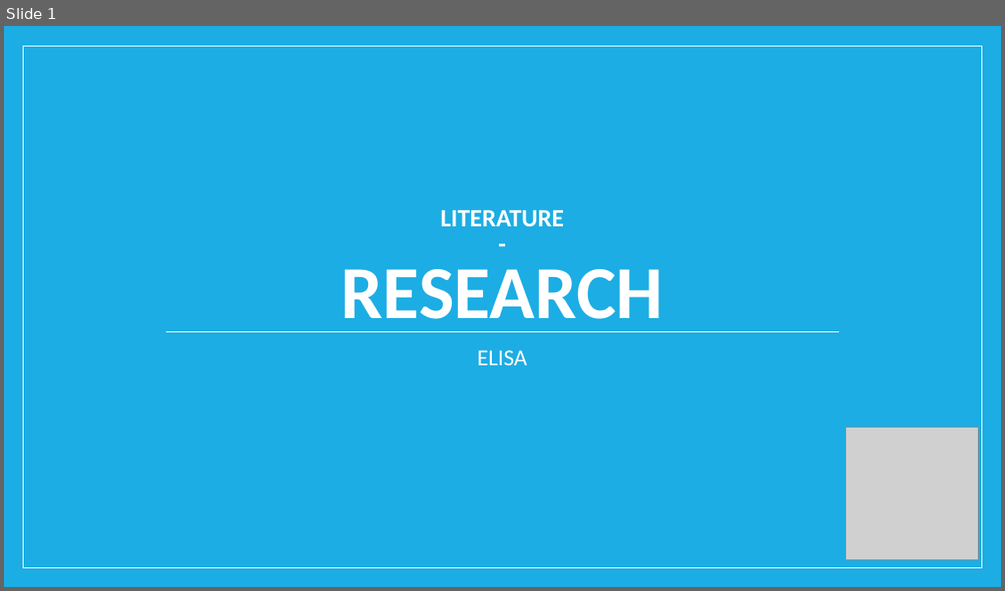
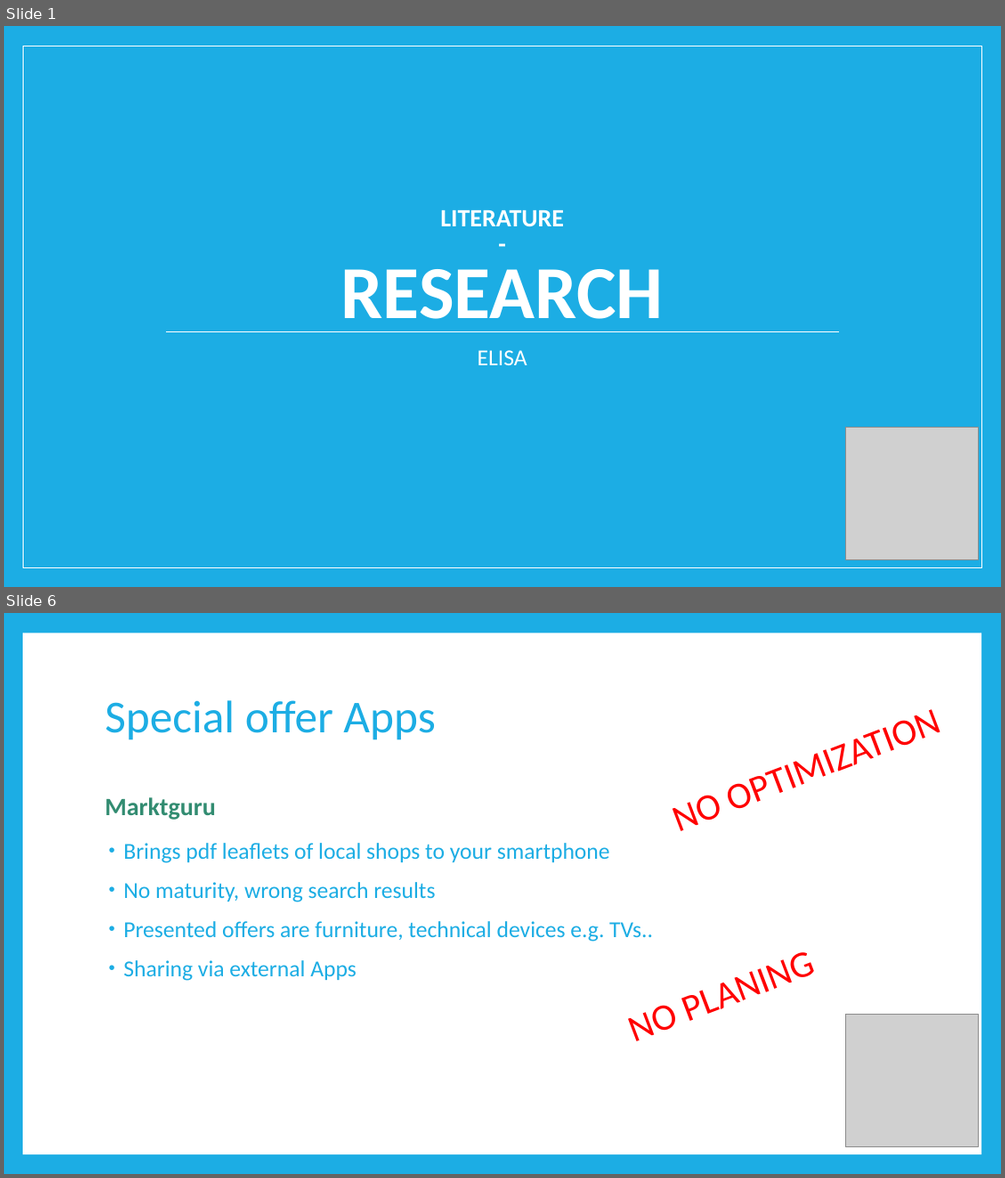
Before and after one commit to riedmaph/einkaufsliste, a slide deck: usabilityEngineering/A1/literatureResearch.pptx. Shown one above the other, each under a label of ours: slide 1 before the commit, slides 1 and 6 after it; the slides between them are not shown. The pictures are 1005x591 and 1005x1178 pixels, drawn with LibreOffice and Linux fonts; fonts in the diff are those of the drawing; grey boxes stand for pictures. Boxes give left, top, right and bottom in pixels: in the first picture for what was removed or moved away, otherwise in the second. Text is boxed around its words. In the diff, an @@ line names an element or a change of style, - is before the commit and + after.

```diff
--- a/usabilityEngineering/A1/literatureResearch.pptx
+++ b/usabilityEngineering/A1/literatureResearch.pptx
@@ slide 6 added at (4,613,1001,1174), background #1CADE4 @@
@@ rectangle added at (23,633,981,1154), fill #FFFFFF @@
@@ text added at (656,645,1001,846), 36 pt, text #FF0000 @@
+NO OPTIMIZATION
@@ title added at (105,700,435,740), 44 pt, text #1CADE4 @@
+Special offer Apps
@@ text added at (105,797,216,819), 24 pt, text #328B71, bold @@
+Marktguru
@@ text added at (123,843,653,981), 22 pt, text #1CADE4 @@
+• Brings pdf leaflets of local shops to your smartphone
+• No maturity, wrong search results
+• Presented offers are furniture, technical devices e.g. TVs..
+• Sharing via external Apps
@@ text added at (613,856,1001,1056), 36 pt, text #FF0000 @@
+NO PLANING
@@ picture added at (846,1013,979,1146) @@
```
Also in this commit, not shown: 10 other slides added, 2 slides removed.
